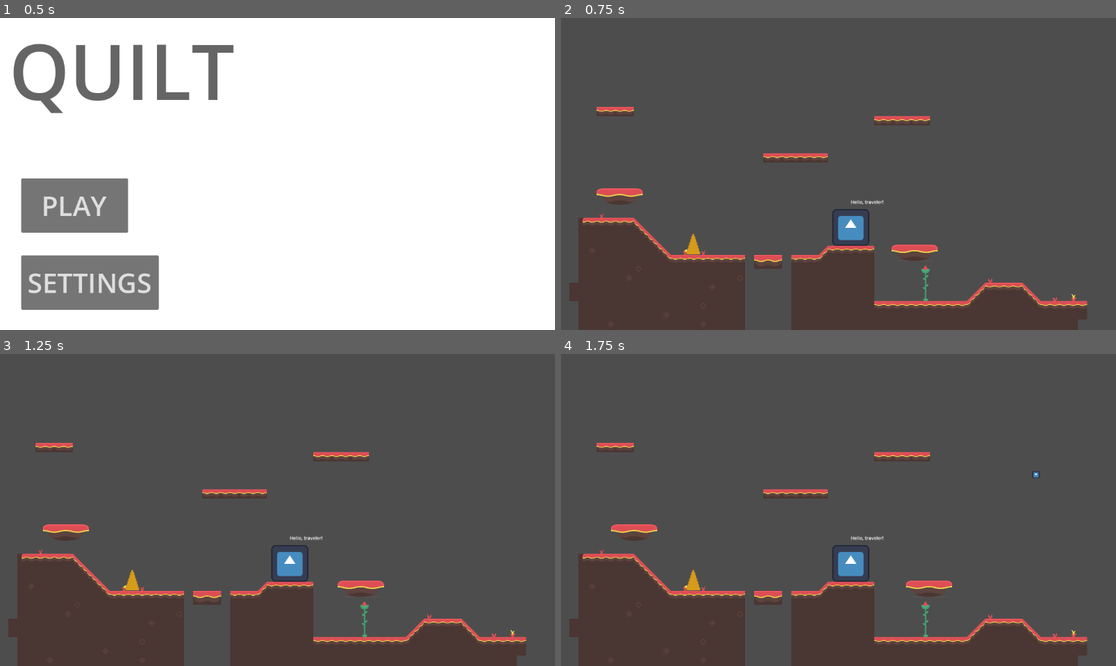
Above: before the commit, frames 1-4 (two rows, left to right).
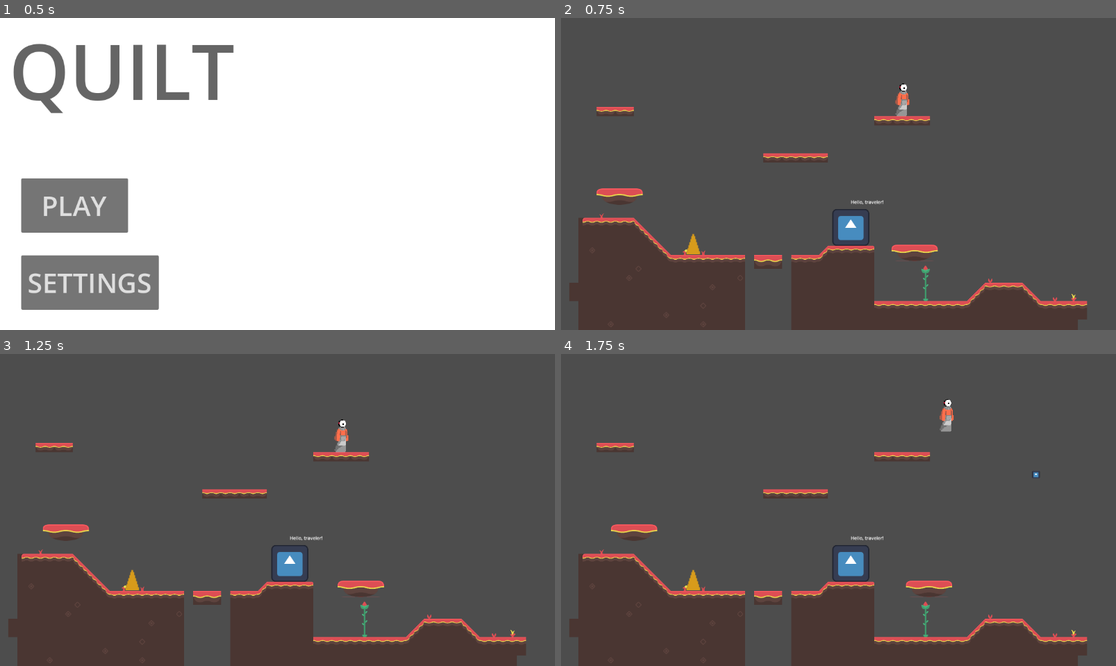
Above: after the commit, the same moments.

Repository: unsaltedkale/Quilt
Game: Godot game, scene res://main.tscn
The game is run twice, just before and just after one commit, with the same random seed, the same clock (stepped at 60 frames per second) and the same inputs. The engine's default icon, where the game draws it, is replaced by a stand-in: a white triangle on a blue panel in a dark square.
Inputs (mouse positions are in pixels of both pictures, inside the frame that each line leads up to):
- Up to frame 1 (0.5 s): no input
- Up to frame 2 (0.75 s): click "PLAY" at 0.5 s
- Up to frame 3 (1.25 s): no input
- Up to frame 4 (1.75 s): move the mouse to (960, 494) at 1.27 s; hold D (move_right) from 1.28 s (still down); tap F (fire_projectile) at 1.35 s; click (960, 494) at 1.42 s; tap Space (jump) at 1.52 s

Frame 1 is identical in both runs. In frame 2, 0.2% of the frame differs, in the area x 60-63%, y 20-32%; in frame 3, 0.2%; in frame 4, 0.2%, in the area x 68-71%, y 14-25%.

Commit message:
animations mostly done?

Diff:
--- a/Emily WIP/Scenes/player.tscn
+++ b/Emily WIP/Scenes/player.tscn
@@ -9,11 +9,20 @@
 [ext_resource type="PackedScene" uid="uid://cys2fk40vy80u" path="res://Elena/Scenes/player_health.tscn" id="7_d72cn"]
 [ext_resource type="PackedScene" uid="uid://d3tqa847kjwb5" path="res://Emily WIP/Scenes/projectile_component.tscn" id="8_d3lbi"]
 [ext_resource type="Texture2D" uid="uid://b2ufgpd8bdbdn" path="res://Art/Quilt Animation Spritesheet Stop (1).png" id="9_17h1f"]
+[ext_resource type="Texture2D" uid="uid://cx87scu4cs4kc" path="res://Art/Quilt Animation Spritesheet Idle (1).png" id="9_ltfw8"]
 [ext_resource type="Texture2D" uid="uid://d4enw7wsgmurv" path="res://Art/Quilt Animation Spritesheet Walk (1).png" id="10_ltfw8"]
 
 [sub_resource type="CapsuleShape2D" id="CapsuleShape2D_x8qdn"]
 radius = 4.75
 
+[sub_resource type="AtlasTexture" id="AtlasTexture_x8qdn"]
+atlas = ExtResource("9_ltfw8")
+region = Rect2(0, 0, 19, 45)
+
+[sub_resource type="AtlasTexture" id="AtlasTexture_c0x3c"]
+atlas = ExtResource("9_ltfw8")
+region = Rect2(0, 45, 19, 45)
+
 [sub_resource type="AtlasTexture" id="AtlasTexture_tcrre"]
 atlas = ExtResource("9_17h1f")
 region = Rect2(0, 0, 34, 44)
@@ -96,7 +105,13 @@
 
 [sub_resource type="SpriteFrames" id="SpriteFrames_4hfjo"]
 animations = [{
-"frames": [],
+"frames": [{
+"duration": 1.0,
+"texture": SubResource("AtlasTexture_x8qdn")
+}, {
+"duration": 1.0,
+"texture": SubResource("AtlasTexture_c0x3c")
+}],
 "loop": true,
 "name": &"idle",
 "speed": 3.0
@@ -208,3 +223,5 @@
 scale = Vector2(2.5, 2.5)
 sprite_frames = SubResource("SpriteFrames_4hfjo")
 animation = &"idle"
+frame = 1
+frame_progress = 0.5539129
Binary file added: Art/Quilt Animation Spritesheet Idle (1).png
Not shown, added: Art/Quilt Animation Spritesheet Idle (1).png.import
Not shown: 1 places in Emily WIP/Scenes/player.tscn that only renumber resources
Not shown, changed: Art/.DS_Store
